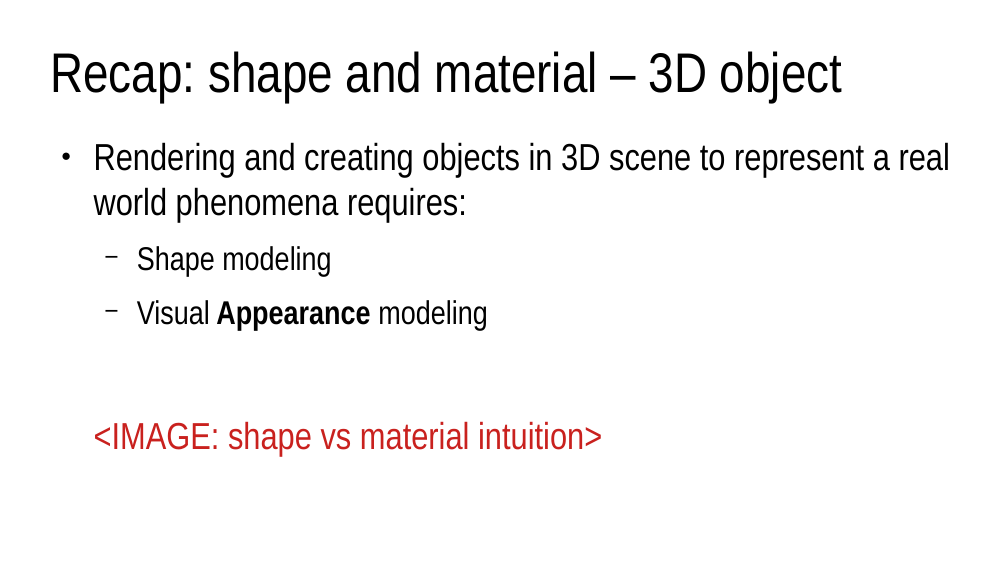
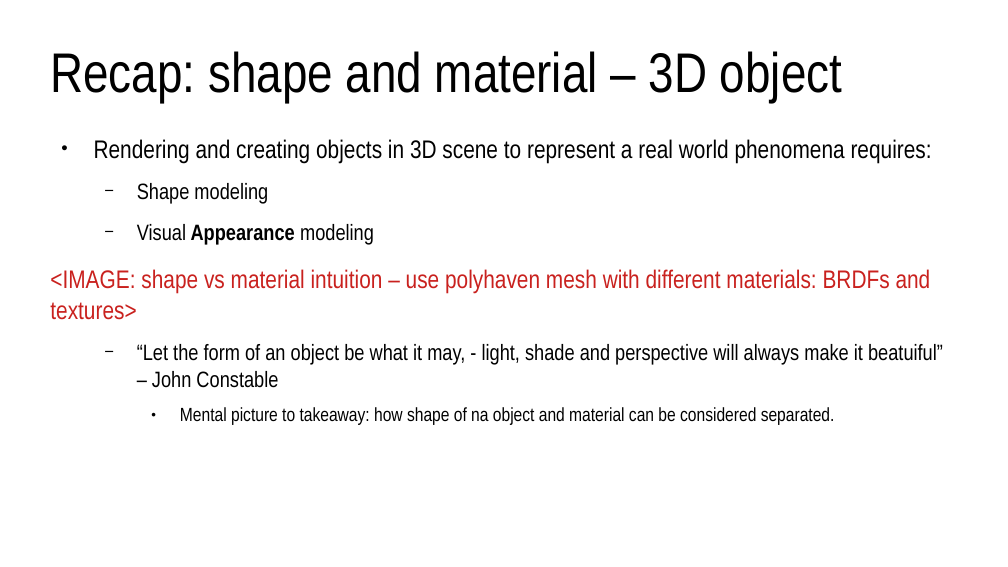
Before and after one commit to lorentzo/IntroductionToComputerGraphics, a slide deck: slide 2 of lectures/3_foundations_3d_scene/3_2_2_3D_models_material.odp. Drawn at 1008x567 pixels with LibreOffice and Linux fonts; fonts in the diff are those of the drawing. Boxes give left, top, right and bottom in pixels: in the first picture for what was removed or moved away, otherwise in the second. Text is boxed around its words. In the diff, an @@ line names an element or a change of style, - is before the commit and + after.

```diff
--- a/lectures/3_foundations_3d_scene/3_2_2_3D_models_material.odp
+++ b/lectures/3_foundations_3d_scene/3_2_2_3D_models_material.odp
@@ text at bbox=[94, 139, 932, 245]: size 29.6 to 20 pt in "Rendering and creating objects in 3D scene ..."; size 25.9 to 17.5 pt in "Shape modeling", "Visual Appearance modeling" @@
@@ text at bbox=[50, 269, 943, 425]: text changed; size 29.6 to 17.5 pt; text colour #C9211E to #000000 @@
-<IMAGE: shape vs material intuition>
+<IMAGE: shape vs material intuition – use polyhaven mesh with different materials: BRDFs and textures>
+  − “Let the form of an object be what it may, - light, shade and perspective will always make it beatuiful” – John Constable
+    ● Mental picture to takeaway: how shape of na object and material can be considered separated.
```
Also in this commit, not shown: 4 other slides changed, 8 slides added, 10 other files.
